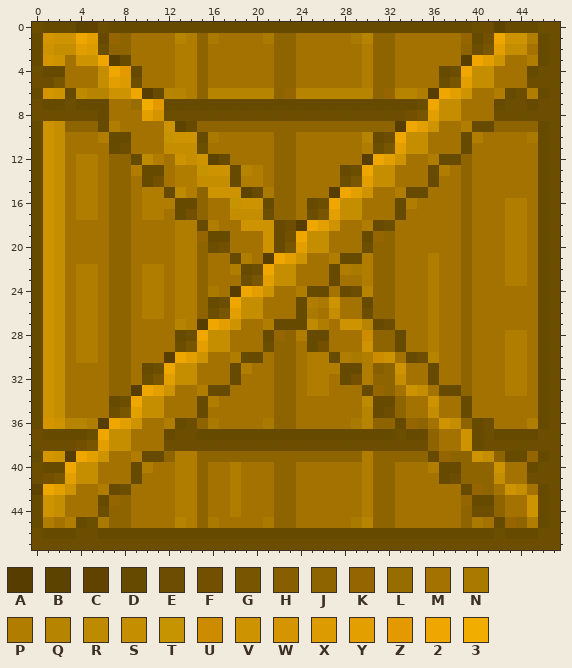
Pixel-art sprite: BunniesForever/Resources/iphone/box.png. The picture above is the old version.
The file is 48x48 pixels. Colours within 5 levels of each other are drawn and written as one.
Palette (. is transparent): A #573d00  B #5c4300  C #624200  D #664a00  E #6c4d00fe  F #725000  G #785500  H #875f00  J #8d6400  K #946500  L #976c00  M #a37200  N #a97900  P #b17d00  Q #b78400  R #be8a00  S #c48e00  T #c69400  U #cd8c00  V #ce9300  W #d59500  X #dc9c00  Y #e39f00  Z #e59900  2 #efa700  3 #f2ae00
The same view after the edit:
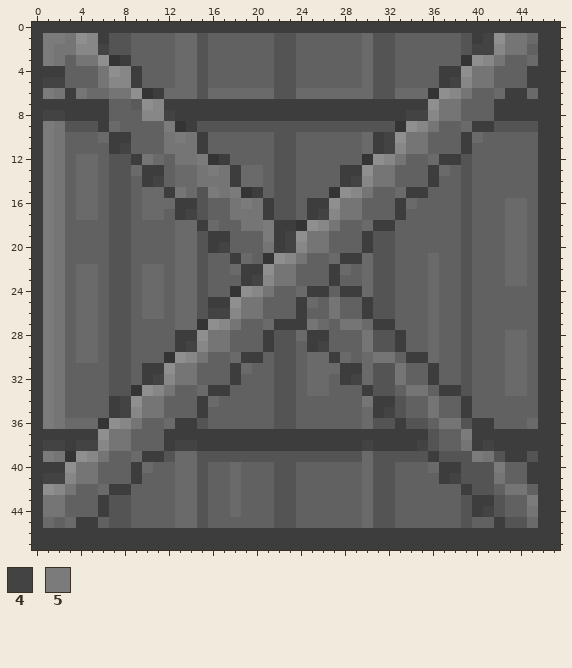
Colours new in this view: 4 #434343  5 #7b7b7b
From the commit log: поменяла Bonus и box на черные
Difference:
@@ palette @@
-2 #efa700
+2 #8f8f8f
-A #573d00
+A #343434
-D #664a00
+D #3d3d3d
-J #8d6400
+J #545454
-L #976c00
+L #5a5a5a
-M #a37200
+M #616161
-P #b17d00
+P #6a6a6a
-S #c48e00
+S #757575
-Y #e39f00
+Y #878787
@@ x 0..47 @@
- 0 EDDDBCEDDDDDDDDDDDDDDDDDDDDDDDDDDDDDDDDDEEBDDDEE
- 1 DWVV2YDKJMMMMQPJNMMMMNJJMMMMMNQJJMMMMMMKDF2VVPDE
- 2 DVSSYXEJJMMMMPPJMMMMMMJJMMMMMMPJJMMMMMMJEGYSSMDE
- 3 DWVMVV2ADMMMMPPJMMMMMMJJMMMMMMPJJMMMMMMA2YVMMPDE
- 4 EDDMMMS2ZDMMMPPJMMMMMMJJMMMMMMPJJMMMMDE2SSMMMDEE
- 5 EEGMMMSYXEMMMPPJMMMMMMJJMMMMMMPJJMMMMEGYSSMMMEEE
- 6 DWVDRQQVV2ADQQPJQQQQQQJKQQQQQQQJKQQPA2YVMMPDEPDE
- 7 EDDEDDDMML3ZDDDDDDDDDDDDDDDDDDDDDDDE2SSMMMDEEDEE
- 8 EEEEEEDMMMYWEEEEEEEEEEEEEEEEEEEEEEFGYSSMMMEEEEEE
- 9 DVSJJJDPMMMMVBDJJJJJJJJJJJJJJJJJJA2YVMMPDDJJJJDE
-10 DVSMMMPDDMMMTVVDNMMMMMJJMMMMMMQDE2SSMMMDPMMMMNDE
-11 DVSMMMMDEMMMSSSEMMMMMMJJMMMMMMPEGYSSMMMDMMMMMMDE
-12 DVSMPPMJJDRPMVSVBDMMMMJJMMMMMMA2YVMMPDDJMMMMMMDE
-13 DVSMPPMJJPDDMPPTVVDQPMJJMMMMDE2SSMMMDPMJMMMMMMDE
-14 DVSMPPMJJMDFMPPSSSDPPMJJMMMMEGYSSMMMDMMJMMMMMMDE
-15 DVSMPPMJJMPPDRPJVVVBDNJJMMMA2YVMMPDDMMMJMMMMMMDE
-16 DVSMPPMJJMPPPDDJMMTVVDJJMDE2SSMMMDPMMMMJMMMPPMDE
-17 DVSMPPMJJMPPMDFJMMSSSEJJMEGYSSMMMDMMMMMJMMMPPMDE
-18 DVSMMMMJJMMMMPPDPMMVVVDEA2YVMMPDEMMMMMMJMMMPPMDE
-19 DVSMMMMJJMMMMPPKDDMMMVDF2SSMMMDKJMMMMMMJMMMPPMDE
-20 DVSMMMMJJMMMMPPJEFMMMVDGYSSMMMEJJMMMMMMJMMMPPMDE
-21 DVSMMMMJJMMMMPPJMMDPMA2YVMMPDDPJJMMMPMMJMMMPPMDE
-22 DVSMPPMJJMPPMPPJMMPDE2SSMMMDPNPJJMMMPMMJMMMPPMDE
-23 DVSMPPMJJMPPMPPJMMMEGYSSMMMDMMPJJMMMPMMJMMMPPMDE
-24 DVSMPPMJJMPPMPPJNMA2YVMMPDDMDEQJJMMMPMMJMMMMMMDE
-25 DVSMPPMJJMPPMPPJDE2SSMMMDPNVMMDJJMMMPMMJMMMMMMDE
-26 DVSMPPMJJMPPMPPJEGYSSMMMDNMSMMEJJMMMPMMJMMMMMMDE
-27 DVSMPPMJJMMMMQPA2YVMMPDDDRPMVVQDEMMMPMMJMMMMMMDE
-28 DVSMPPMJJMMMMDE2SSMMMDKJPDDMMMUJJDMMPMMJMMMPPMDE
-29 DVSMPPMJJMMMMEGYSSMMMEJJMDFMMMVJJDMMPMMJMMMPPMDE
-30 DVSMPPMJJMMMA2YVMMPDDMJJMPPDPNPUVMDEQMMJMMMPPMDE
-31 DVSMMMMJJMDE2SSMMMDPMMJJMPPPDDPHJVMMDMMJMMMPPMDE
-32 DVSMMMMJJMEGYSSMMMDMMMJJMPPMDFPJJSMMDMMJMMMPPMDE
-33 DVSMMMMJJA2YVMMPDDMMMMJJMPPMMMDKJMVSMDDJMMMPPMDE
-34 DVSMMMMDE2SSMMMDPMMMMMJJMMMMMMRDDJMMVMMDMMMMMMDE
-35 DVSMMMMEGYSSMMMDMMMMMMJJMMMMMMQDEJMMSMMDMMMMMMDE
-36 DWVQQPA2YVMMPDEJNMMMMNJJMMMMMNQJJDKJMVSJDEMMMPDE
-37 EDDDDE2SSMMMDEEDDDDDDDDDDDDDDDDDDEDDJMMVDEDDDDEE
-38 EEEEFGYSSMMMEEEEEEEEEEEEEEEEEEEEEEEEJMMVDEEEEEEE
-39 DWVA2YVMMPDDJPPJJJJJJJJJJJJJJJPJJJJJDKJJVSJDDKDE
-40 EDD2SSMMMDPMMPPJMMPMMMJJMMMMMMPJJMMMPDDJJJVMMDEE
-41 EFGYSSMMMDMMMPPJMMPMMMJJMMMMMMPJJMMMMDEJJJSMMEEE
-42 B2YVMMPDEMMMMPPJMMPMMMJJMMMMMMPJJMMMMMMDKJMVSMDE
-43 DVSMMMDKJMMMMPPJMMPMMMJJMMMMMMPJJMMMMMMKDDJMMVDE
-44 DVSMMMEJJMMMMPPJMMPMMMJJMMMMMMPJJMMMMMMJEEJMMVDE
-45 DPMPDENJJMMMMQPJNMMMMNJJMMMMMNQJJMMMMMMJNMDKJPDE
-46 EDDDEEDDDDDDDDDDDDDDDDDDDDDDDDDDDDDDDDDDDDEDDDEE
-47 EEEEEEEEEEEEEEEEEEEEEEEEEEEEEEEEEEEEEEEEEEEEEEEE
+ 0 DDDDDDDDDDDDDDDDDDDDDDDDDDDDDDDDDDDDDDDDDDDDDDDD
+ 1 D55S2YDJJMMMMPPJMMMMMMJJMMMMMMPJJMMMMMMJD42SSPDD
+ 2 D5SSYY4JJMMMMPPJMMMMMMJJMMMMMMPJJMMMMMMJ44YSSMDD
+ 3 D5SMSS2ADMMMMPPJMMMMMMJJMMMMMMPJJMMMMMMA2YSMMPDD
+ 4 DDDMMMS2YDMMMPPJMMMMMMJJMMMMMMPJJMMMMDD2SSMMMDDD
+ 5 D44MMMSYYDMMMPPJMMMMMMJJMMMMMMPJJMMMMD4YSSMMMDDD
+ 6 D5SDSPPSS2ADPPPJPPPPPPJJPPPPPPPJJPPPA2YSMMPDDPDD
+ 7 DDDDDDDMML2YDDDDDDDDDDDDDDDDDDDDDDDD2SSMMMDDDDDD
+ 8 D44DDDDMMMYY4DDDDDDDDDDDDDDDDDDDDD44YSSMMMDDDDDD
+ 9 D5SJJJDPMMMM5ADJJJJJJJJJJJJJJJJJJA2YSMMPDDJJJJDD
+10 D5SMMMPDDMMMS5SDMMMMMMJJMMMMMMPD42SSMMMDPMMMMMDD
+11 D5SMMMMD4MMMSSSDMMMMMMJJMMMMMMPD4YSSMMMDMMMMMMDD
+12 D5SMPPMJJDSPMSS5ADMMMMJJMMMMMMA2YSMMPDDJMMMMMMDD
+13 D5SMPPMJJPDDMPPS5SDPPMJJMMMMDD2SSMMMDPMJMMMMMMDD
+14 D5SMPPMJJMD4MPPSSSDPPMJJMMMMD4YSSMMMDMMJMMMMMMDD
+15 D5SMPPMJJMPPDSPJ5S5ADMJJMMMA2YSMMPDDMMMJMMMMMMDD
+16 D5SMPPMJJMPPPDDJMMS5SDJJMDD2SSMMMDPMMMMJMMMPPMDD
+17 D5SMPPMJJMPPMD4JMMSSSDJJMD4YSSMMMDMMMMMJMMMPPMDD
+18 D5SMMMMJJMMMMPPDPMMSS5DDA2YSMMPDDMMMMMMJMMMPPMDD
+19 D5SMMMMJJMMMMPPJDDMMM5D42SSMMMDJJMMMMMMJMMMPPMDD
+20 D5SMMMMJJMMMMPPJD4MMMSD4YSSMMMDJJMMMMMMJMMMPPMDD
+21 D5SMMMMJJMMMMPPJMMDPMA2YSMMPDDPJJMMMPMMJMMMPPMDD
+22 D5SMPPMJJMPPMPPJMMPDD2SSMMMDPMPJJMMMPMMJMMMPPMDD
+23 D5SMPPMJJMPPMPPJMMMD4YSSMMMDMMPJJMMMPMMJMMMPPMDD
+24 D5SMPPMJJMPPMPPJMMA2YSMMPDDMDDPJJMMMPMMJMMMMMMDD
+25 D5SMPPMJJMPPMPPJDD2SSMMMDPMSMMDJJMMMPMMJMMMMMMDD
+26 D5SMPPMJJMPPMPPJ44YSSMMMDMMSMMDJJMMMPMMJMMMMMMDD
+27 D5SMPPMJJMMMMPPA2YSMMPDDDSPMSSPDDMMMPMMJMMMMMMDD
+28 D5SMPPMJJMMMMDD2SSMMMDJJPDDMMMSJJDMMPMMJMMMPPMDD
+29 D5SMPPMJJMMMMD4YSSMMMDJJMD4MMMSJJDMMPMMJMMMPPMDD
+30 D5SMPPMJJMMMA2YSMMPDDMJJMPPDPMPSSMDDPMMJMMMPPMDD
+31 D5SMMMMJJMDD2SSMMMDPMMJJMPPPDDPJJSMMDMMJMMMPPMDD
+32 D5SMMMMJJMD4YSSMMMDMMMJJMPPMD4PJJSMMDMMJMMMPPMDD
+33 D5SMMMMJJA2YSMMPDDMMMMJJMPPMMMDJJMSSMDDJMMMPPMDD
+34 D5SMMMMD42SSMMMDPMMMMMJJMMMMMMSDDJMMSMMDMMMMMMDD
+35 D5SMMMMD4YSSMMMDMMMMMMJJMMMMMMPD4JMMSMMDMMMMMMDD
+36 D5SPPPA2YSMMPDDJMMMMMMJJMMMMMMPJJDJJMSSJDDMMMPDD
+37 DDDDDD2SSMMMDDDDDDDDDDDDDDDDDDDDDDDDJMM5DDDDDDDD
+38 D44D44YSSMMMD44DDDDDDDDDDDDDDD4DDDD4JMMSD4DDDDDD
+39 D5SA2YSMMPDDJPPJJJJJJJJJJJJJJJPJJJJJDJJJ5SJDDJDD
+40 DDD2SSMMMDPMMPPJMMPMMMJJMMMMMMPJJMMMPDDJJJ5MMDDD
+41 D44YSSMMMDMMMPPJMMPMMMJJMMMMMMPJJMMMMD4JJJSMMDDD
+42 D2YSMMPDDMMMMPPJMMPMMMJJMMMMMMPJJMMMMMMDJJMSSMDD
+43 DSSMMMDJJMMMMPPJMMPMMMJJMMMMMMPJJMMMMMMJDDJMM5DD
+44 DSSMMMDJJMMMMPPJMMPMMMJJMMMMMMPJJMMMMMMJD4JMMSDD
+45 DPMPDDMJJMMMMPPJMMMMMMJJMMMMMMPJJMMMMMMJMMDJJPDD
+46 DDDDDDDDDDDDDDDDDDDDDDDDDDDDDDDDDDDDDDDDDDDDDDDD
+47 DDDDDDDDDDDDDDDDDDDDDDDDDDDDDDDDDDDDDDDDDDDDDDDD
